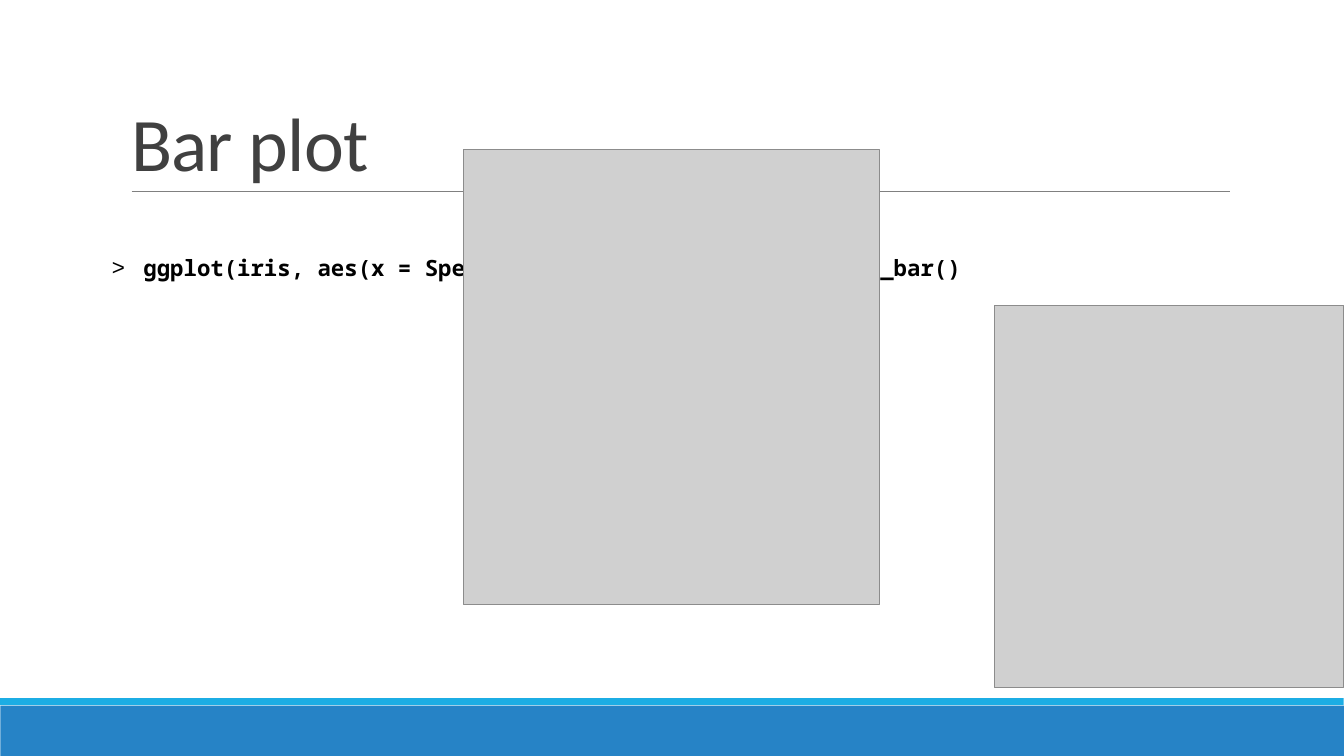
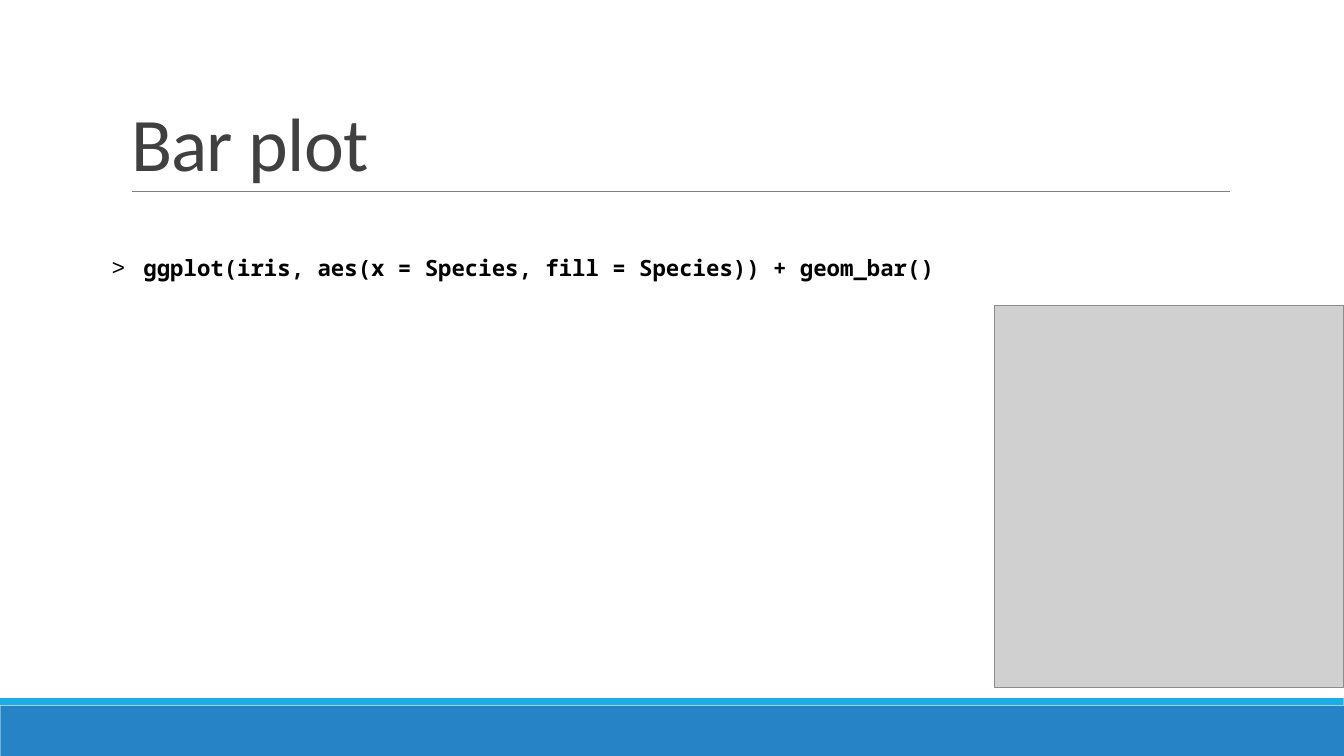
Before and after one commit to sjspielman/bio5312_fall2017, a slide deck: slide 38 of slides/day2_intro_to_tidyverse.pptx (slide 34 before the commit). Drawn at 1344x756 pixels with LibreOffice and Linux fonts; fonts in the diff are those of the drawing; grey boxes stand for pictures. Boxes give left, top, right and bottom in pixels: in the first picture for what was removed or moved away, otherwise in the second. Text is boxed around its words. In the diff, an @@ line names an element or a change of style, - is before the commit and + after.

```diff
--- a/slides/day2_intro_to_tidyverse.pptx
+++ b/slides/day2_intro_to_tidyverse.pptx
@@ picture removed at bbox=[464, 150, 879, 605] @@
@@ text at bbox=[143, 258, 934, 282]: text changed @@
-> ggplot(iris, aes(x = Species, fill = "Species")) + geom_bar()
+> ggplot(iris, aes(x = Species, fill = Species)) + geom_bar()
```
Also in this commit, not shown: 3 other slides changed, 9 slides added, 9 other files.
